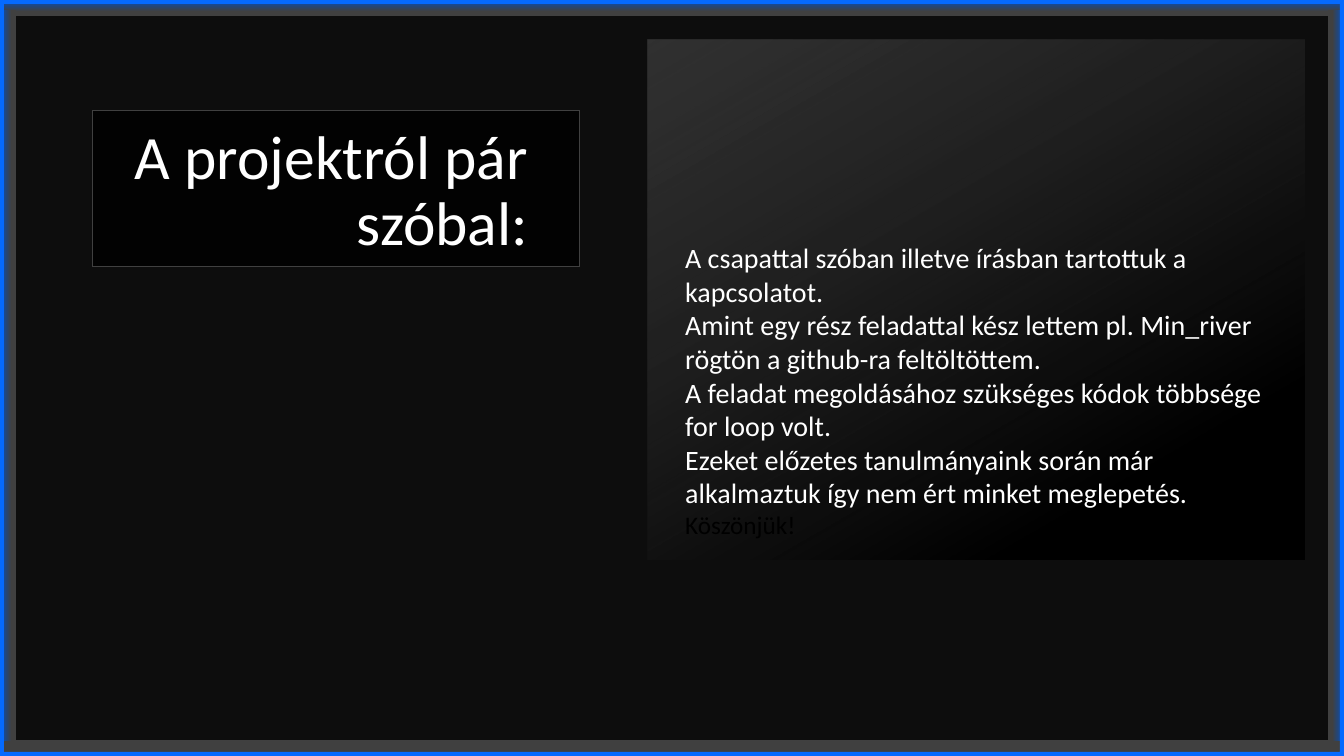
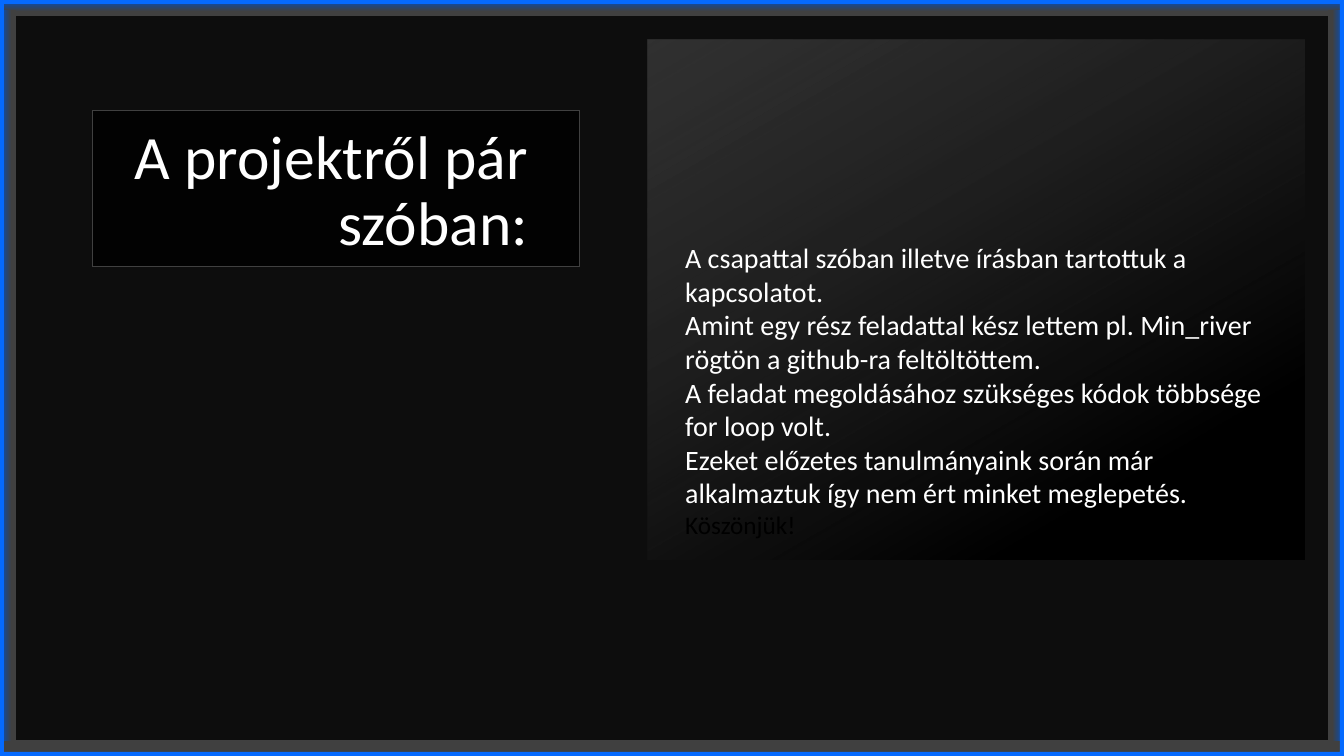
Before and after one commit to avu12/Okj-Project-River, a slide deck: slide 6 of Dóczi_Zoltán-River-project bemutatása.pptx. Drawn at 1344x756 pixels with LibreOffice and Linux fonts; fonts in the diff are those of the drawing; background and template pictures are left out. Boxes give left, top, right and bottom in pixels: in the first picture for what was removed or moved away, otherwise in the second. Text is boxed around its words. In the diff, an @@ line names an element or a change of style, - is before the commit and + after.

```diff
--- a/Dóczi_Zoltán-River-project bemutatása.pptx
+++ b/Dóczi_Zoltán-River-project bemutatása.pptx
@@ subtitle at (135,136,528,246): text changed @@
-A projektról pár szóbal:
+A projektről pár szóban:
```
Also in this commit, not shown: 2 other slides changed.
